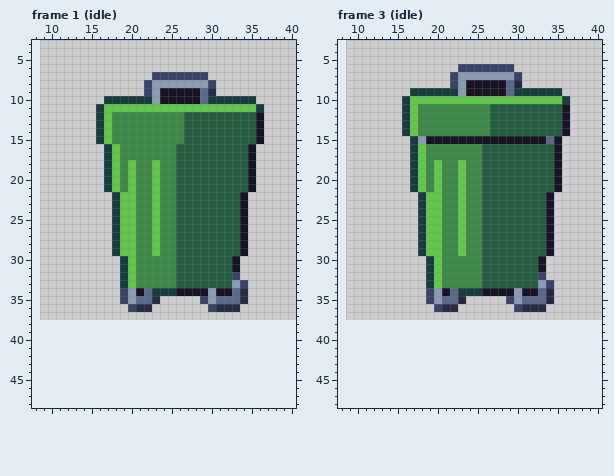
Two states of a pixel-art file, art/minis/bin@88.aseprite. This is how it looked before the edit.
35x35 pixels, 4 frames. Shown: frame 1 (idle): x 8..40, y 3..48; frame 3 (idle): x 8..40, y 3..48. The old version is drawn lined up with the new one, on the new canvas. The commit also changed other frames, which this record leaves out.
After:
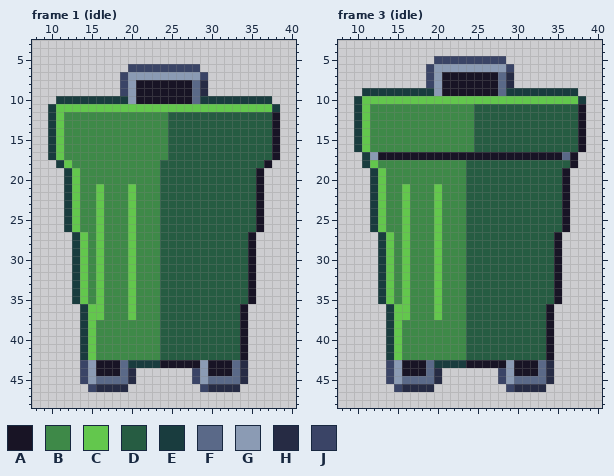
Palette (. is transparent): A #181425  B #3e8948  C #63c74d  D #265c42  E #193c3e  F #5a6988  G #8b9bb4  H #262b44  J #3a4466
Diff:
canvas 35x35 -> 49x49, the old top-left corner now at 9,3
Changed rows in their new state; - is an unchanged pixel.
Frame 1 (idle):
first column x 10:
 6 ----------JJJJJJJJJ----------
 7 ---------JGGGGGGGGG----------
 8 ---------JGAAAAAAAFH.--------
 9 ---------JGAAA----FH.--------
10 -EEEEEE---GAAA----FE------EE-
11 ECCCCCC-------------------CCE
12 ECBBBBBB-------DD---------DDA
13 ECBBBBBB-------DD---------DDA
14 ECBBBBBB-------DD---------DDA
15 ECBBBBBB-------DD---------DDA
16 ECBBBBBBB------D---------DDDA
17 ECBBBBBBB------D---------DDDA
18 -ECBBBBBB-B--BDD---------DDA-
19 --ECBBBBB-B--BDD---------DA--
20 --ECBBBBB-B--BDD---------DA--
21 --ECBBCBB----BDD---------DA--
22 --ECBBCBBB---BDD--------DDA--
23 --ECBBCBBB---BDD--------DDA--
24 --ECBBCBBB---BDD--------DDA--
25 --ECBBCBBB---BDD--------DDA--
26 --ECBBCBBB---BDD--------DDA--
27 ---ECBCBBB---BDD--------DA---
28 ---ECBCBBB---BDD--------DA---
29 ---ECBCBBB---BDD--------DA---
30 ---ECBCBBB----DD-------DDA---
31 ---ECBCBBB----DD-------DDA---
32 ---ECBCBBB----DD-------DDA---
33 ---ECBCBBB----DD-------DDA---
34 ---ECBCBBBCBBBDDDDDDDDDDDA---
35 ---ECBCBBBCBBBDDDDDDDDDDDA---
36 ----ECCBBBCBBBDDDDDDDDDDA----
37 ----ECCBBBCBBBDDDDDDDDDDA----
38 ----ECBBBBBBBBDDDDDDDDDDA----
39 ----ECBBBBBBBBDDDDDDDDDDA----
40 ----ECBBBBBBBBDDDDDDDDDDA----
41 ----ECBBBBBBBBDDDDDDDDDDA----
42 ----ECBBBBBBBBDDDDDDDDDDA----
43 ----JGAAAFEEEEAAAAAGAAAFH----
44 ----JGAAAFH-------JGAAAFH----
45 ----JGFFFFH-------JGFFFFH----
46 -----JHHHH---------JHHHH-----
Frame 3 (idle):
first column x 10:
 5 ----------JJJJJJJJJ----------
 6 ---------JGGGGGGGGG----------
 7 ---------JGAAAAAAAFH.--------
 8 ---------JGAAA----FH.--------
 9 -EEEEEE---GAAA----FE------EE-
10 ECCCCCC-------------------CCE
11 ECBBBBBB-------DD---------DDA
12 ECBBBBBB-------DD---------DDA
13 ECBBBBBB-------DD---------DDA
14 ECBBBBBB-------DD---------DDA
15 ECBBBBBBBBBBBBBDDDDDDDDDDDDDA
16 ECBBBBBBB------D---------DDDA
17 -EGAAAAAAAAAAAAAAAAAAAAAA-FA-
18 -ECBBBBBB-B--BDD---------DDA-
19 --ECBBBBB-B--BDD---------DA--
20 --ECBBBBB-B--BDD---------DA--
21 --ECBBCBB----BDD---------DA--
22 --ECBBCBBB---BDD--------DDA--
23 --ECBBCBBB---BDD--------DDA--
24 --ECBBCBBB---BDD--------DDA--
25 --ECBBCBBB---BDD--------DDA--
26 --ECBBCBBB---BDD--------DDA--
27 ---ECBCBBB---BDD--------DA---
28 ---ECBCBBB---BDD--------DA---
29 ---ECBCBBB---BDD--------DA---
30 ---ECBCBBB----DD-------DDA---
31 ---ECBCBBB----DD-------DDA---
32 ---ECBCBBB----DD-------DDA---
33 ---ECBCBBB----DD-------DDA---
34 ---ECBCBBBCBBBDDDDDDDDDDDA---
35 ---ECBCBBBCBBBDDDDDDDDDDDA---
36 ----ECCBBBCBBBDDDDDDDDDDA----
37 ----ECCBBBCBBBDDDDDDDDDDA----
38 ----ECBBBBBBBBDDDDDDDDDDA----
39 ----ECBBBBBBBBDDDDDDDDDDA----
40 ----ECBBBBBBBBDDDDDDDDDDA----
41 ----ECBBBBBBBBDDDDDDDDDDA----
42 ----ECBBBBBBBBDDDDDDDDDDA----
43 ----JGAAAFEEEEAAAAAGAAAFH----
44 ----JGAAAFH-------JGAAAFH----
45 ----JGFFFFH-------JGFFFFH----
46 -----JHHHH---------JHHHH-----
Where, in picture pixels (left, top, right, bottom), the same in both pictures:
changed: (48, 64, 280, 392)
changed: (354, 56, 586, 392)
